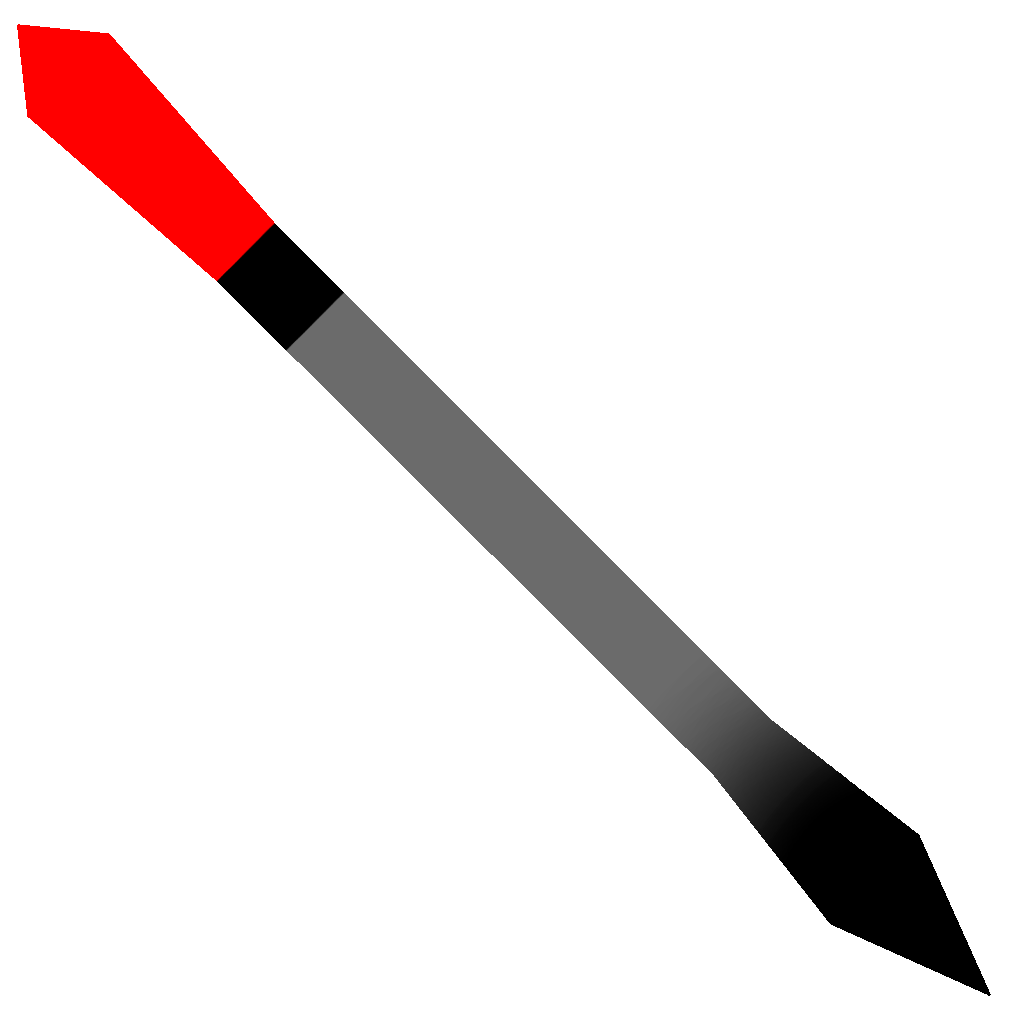
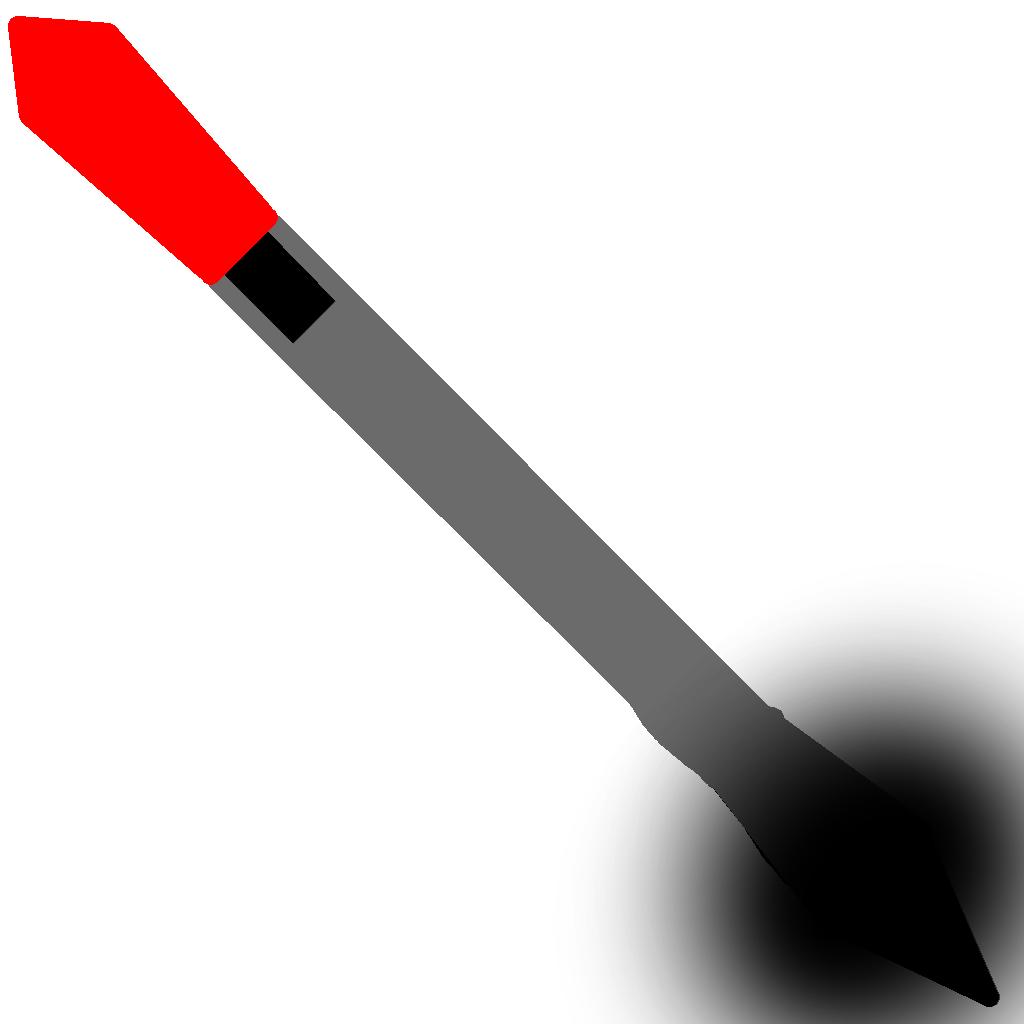
Two versions of the same layered image (1024x1024). Layer-by-layer changes:
painted on "Layer" over (8, 16, 1024, 1024)
